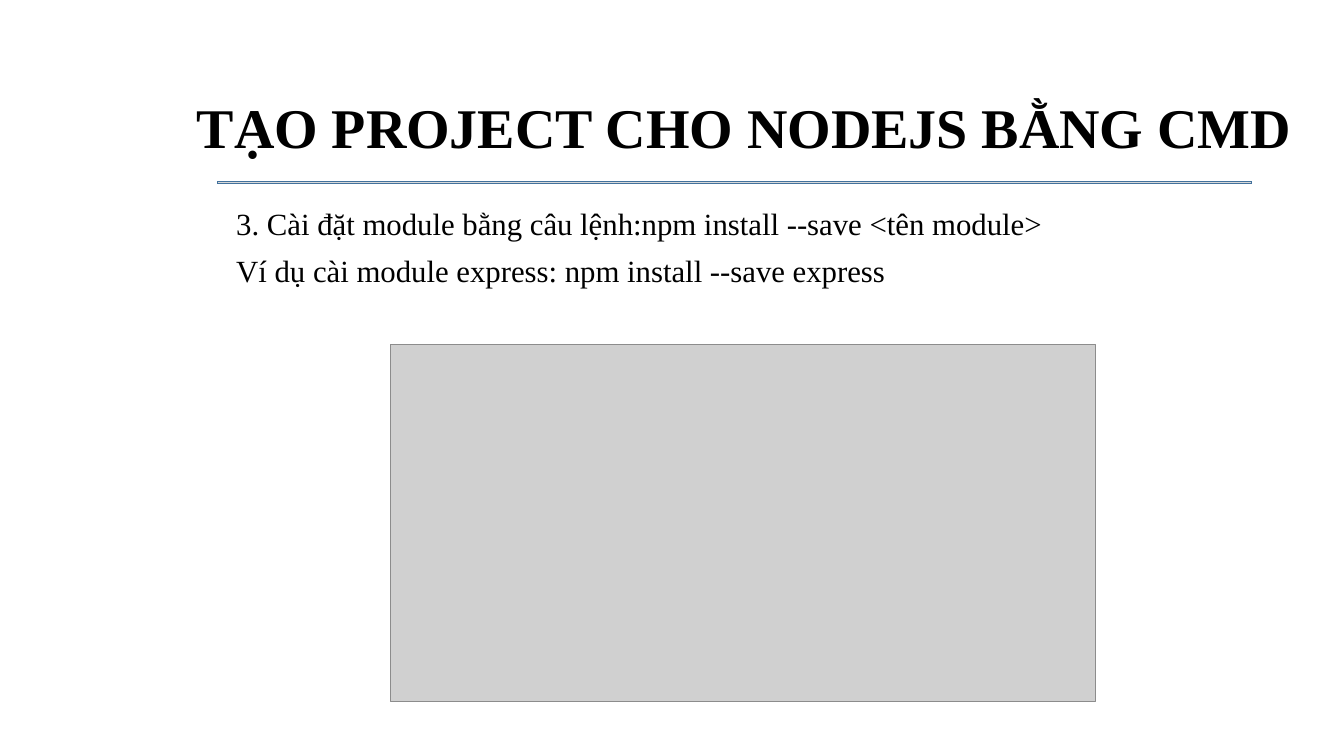
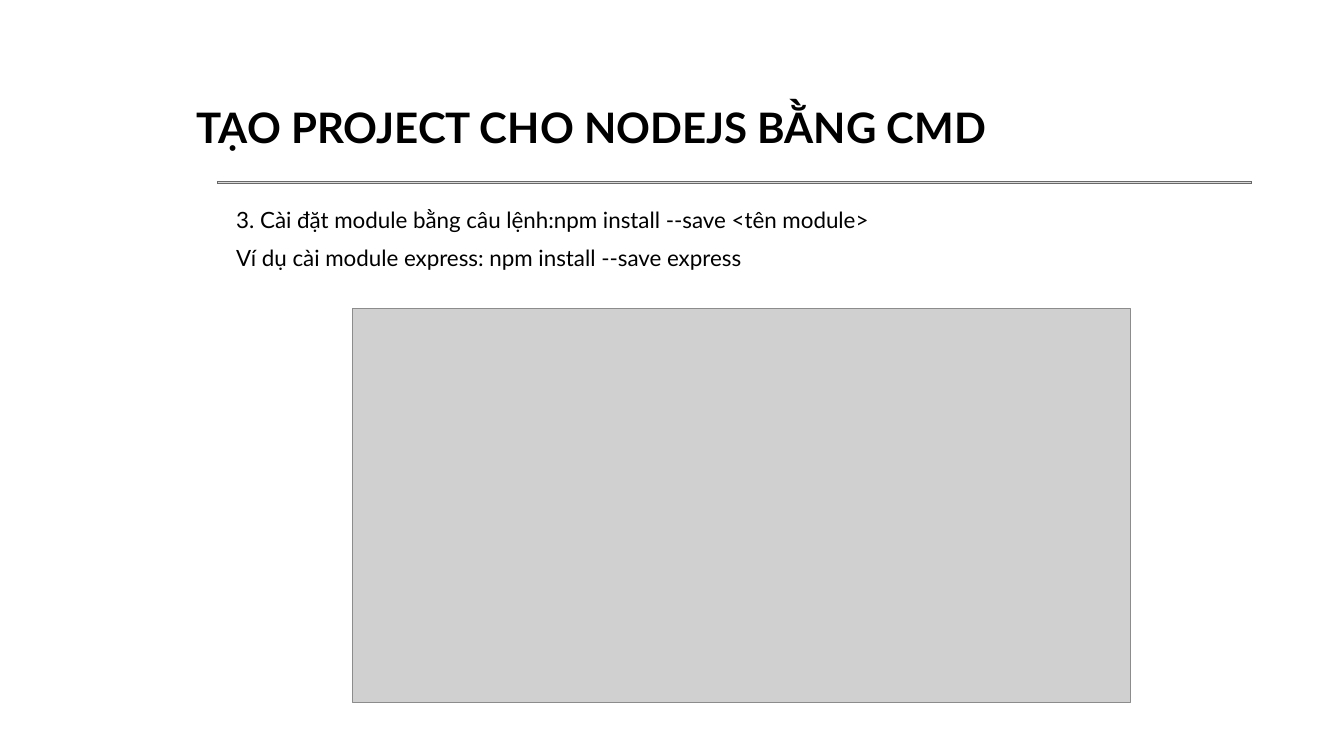
Before and after one commit to daotuyen9244/Indruino-Iot-Project, a slide deck: slide 5 of FW/Thanh/nodejs/nodejs.pptx. Drawn at 1344x756 pixels with LibreOffice and Linux fonts; fonts in the diff are those of the drawing; grey boxes stand for pictures; background and template pictures are left out. Boxes give left, top, right and bottom in pixels: in the first picture for what was removed or moved away, otherwise in the second. Text is boxed around its words. In the diff, an @@ line names an element or a change of style, - is before the commit and + after.

```diff
--- a/FW/Thanh/nodejs/nodejs.pptx
+++ b/FW/Thanh/nodejs/nodejs.pptx
@@ title "TẠO PROJECT CHO NODEJS BẰNG ..." at box(197, 107, 986, 151): size 40 to 30 pt, font Times New Roman to Lato @@
@@ text "3. Cài đặt module bằng ..." at box(236, 209, 868, 270): size 22 to 16 pt, font Times New Roman to Lato @@
@@ picture: place and size @@
-picture at box(390, 345, 1096, 702)
+picture at box(353, 309, 1131, 702)
```
Also in this commit, not shown: 17 other slides changed, 5 other files.
